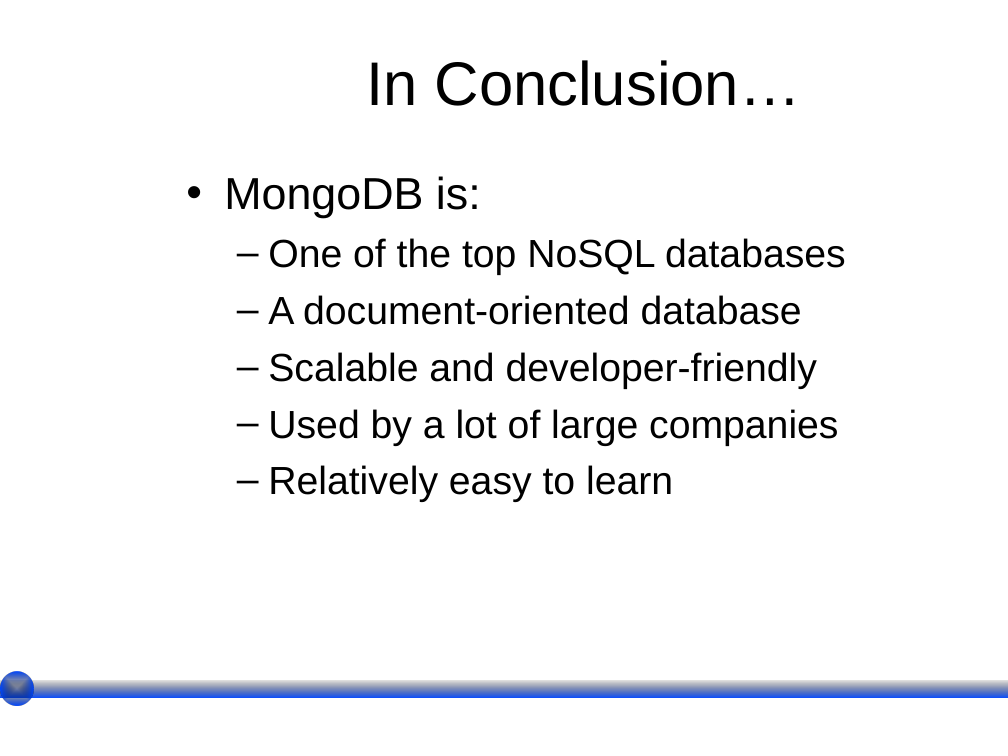
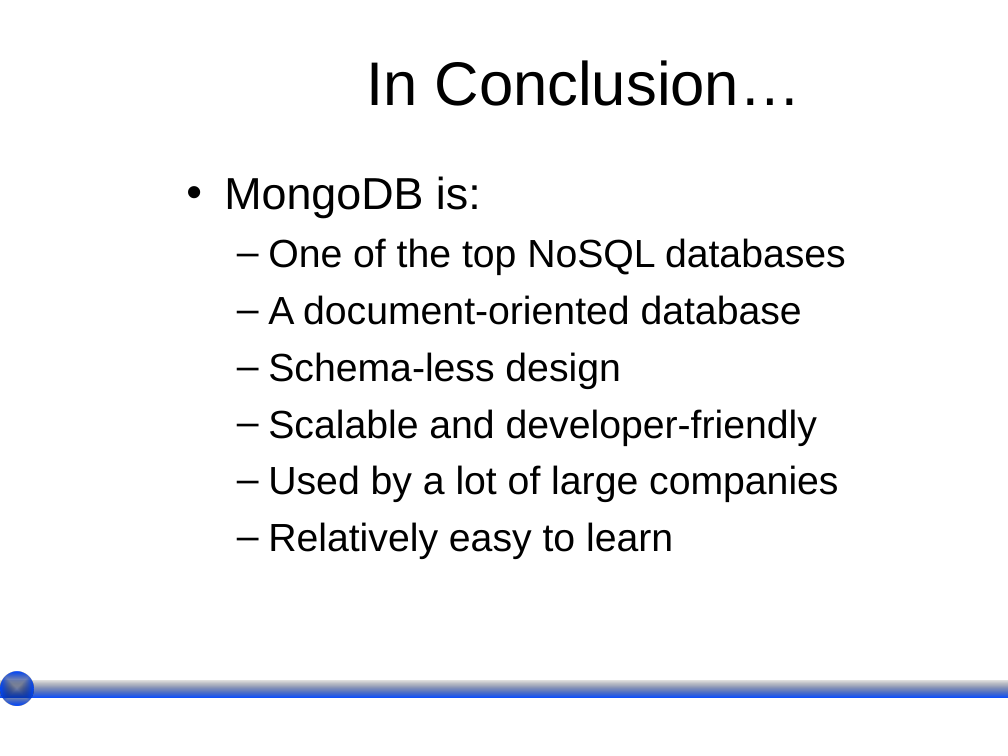
Before and after one commit to JoeyMcCoy/LightningTalk, a slide deck: slide 18 of McCoy_LightningTalk.ppt. Drawn at 1008x756 pixels with LibreOffice and Linux fonts; fonts in the diff are those of the drawing; background and template pictures are left out. Boxes give left, top, right and bottom in pixels: in the first picture for what was removed or moved away, otherwise in the second. Text is boxed around its words. In the diff, an @@ line names an element or a change of style, - is before the commit and + after.

Commit message:
Minor changes

```diff
--- a/McCoy_LightningTalk.ppt
+++ b/McCoy_LightningTalk.ppt
@@ text at (268, 352, 620, 389): paragraph added @@
+  – Schema-less design
```
